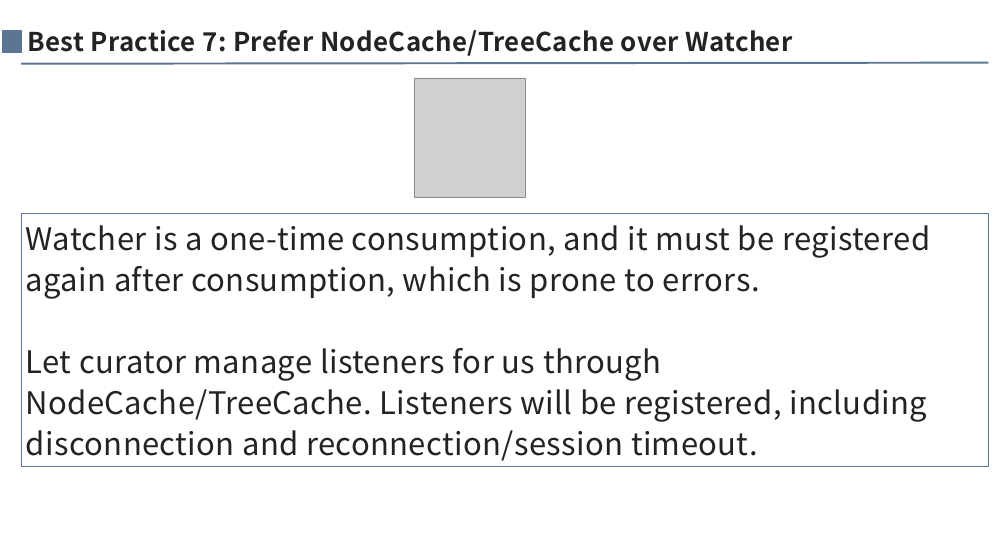
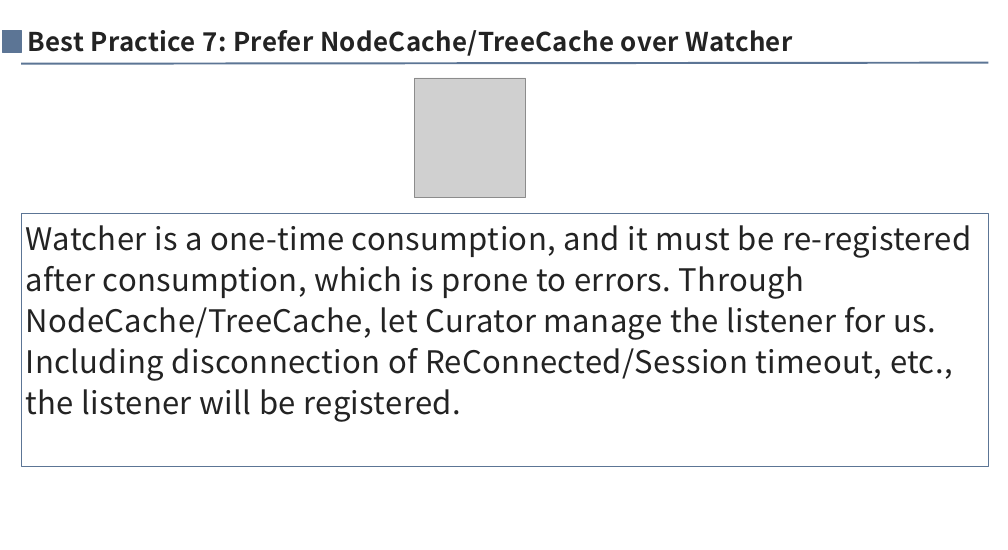
Before and after one commit to anigkus/anigkus.github.io, a slide deck: slide 48 of docs/assets/images/curator-internal-implementation-mechanism/Curator internal implementation mechanism-Anigkus.pptx (slide 47 before the commit). Drawn at 1008x550 pixels with LibreOffice and Linux fonts; fonts in the diff are those of the drawing; grey boxes stand for pictures. Boxes give left, top, right and bottom in pixels: in the first picture for what was removed or moved away, otherwise in the second. Text is boxed around its words. In the diff, an @@ line names an element or a change of style, - is before the commit and + after.

```diff
--- a/docs/assets/images/curator-internal-implementation-mechanism/Curator internal implementation mechanism-Anigkus.pptx
+++ b/docs/assets/images/curator-internal-implementation-mechanism/Curator internal implementation mechanism-Anigkus.pptx
@@ text in rectangle at [26, 225, 971, 422]: text changed @@
-Watcher is a one-time consumption, and it must be registered again after consumption, which is prone to errors.
-Let curator manage listeners for us through NodeCache/TreeCache. Listeners will be registered, including disconnection and reconnection/session timeout.
+Watcher is a one-time consumption, and it must be re-registered after consumption, which is prone to errors. Through NodeCache/TreeCache, let Curator manage the listener for us. Including disconnection of ReConnected/Session timeout, etc., the listener will be registered.
```
Also in this commit, not shown: 12 other slides changed, 2 slides added, 13 other files.
